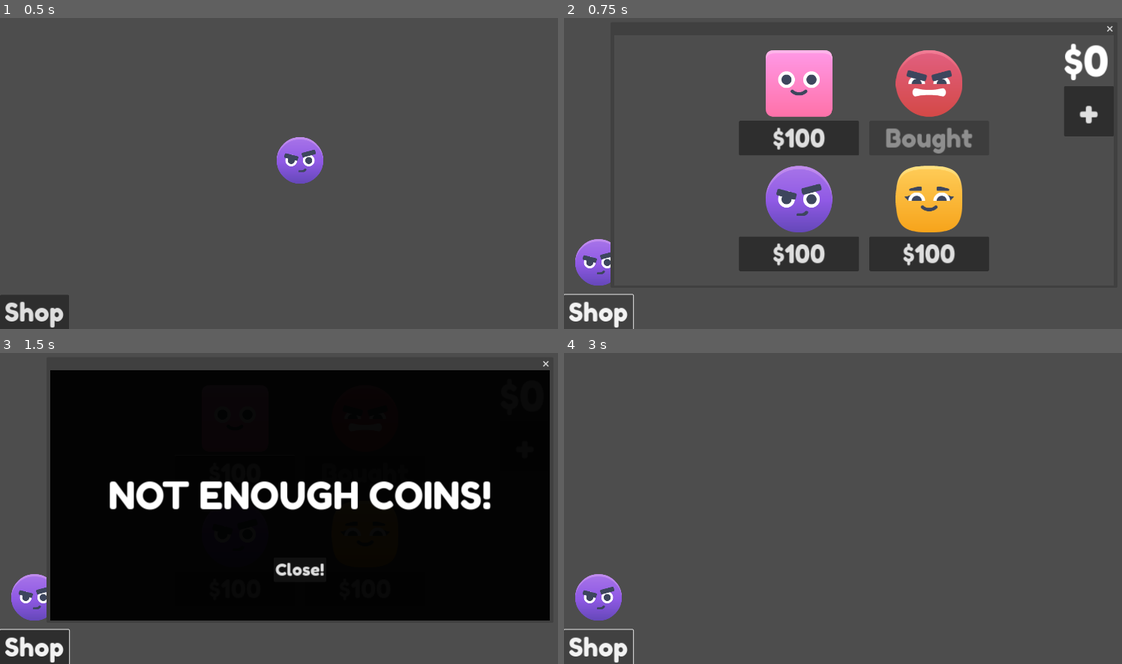
Above: before the commit, frames 1-4 (two rows, left to right).
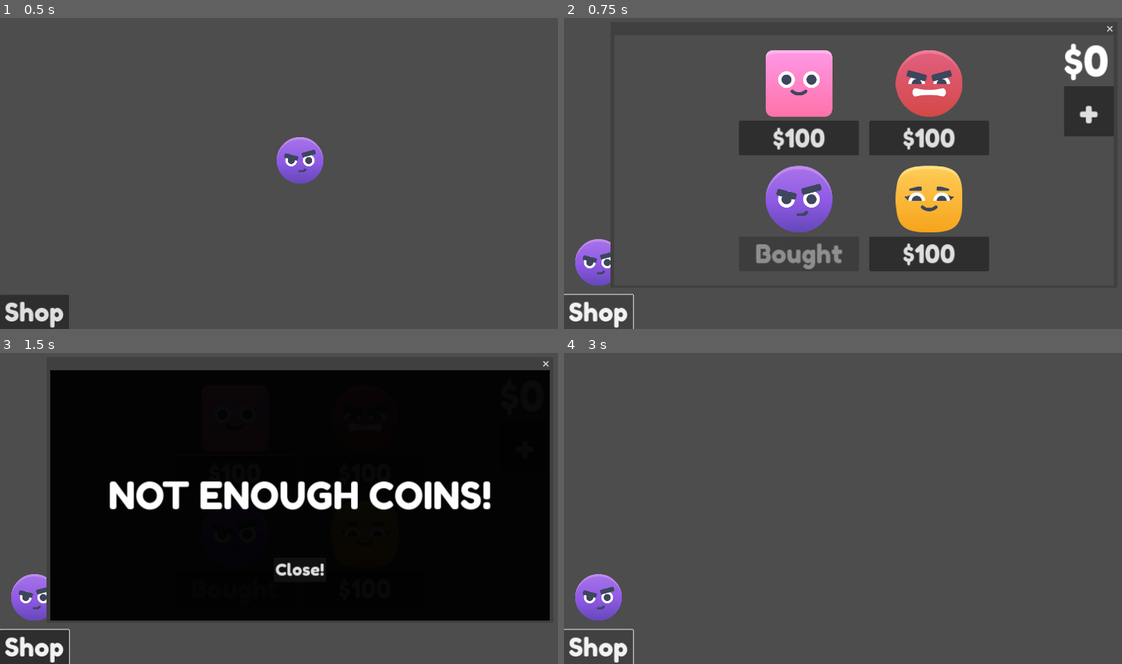
Above: after the commit, the same moments.

Repository: Abdulkader-Safi/in_game_currency_godot
Game: Godot game, scene res://Scenes/Main.tscn
The game is run twice, just before and just after one commit, with the same random seed, the same clock (stepped at 60 frames per second) and the same inputs.
Inputs:
- Up to frame 1 (0.5 s): no input
- Up to frame 2 (0.75 s): click "Shop" at 0.5 s
- Up to frame 3 (1.5 s): click "$100" at 1.25 s
- Up to frame 4 (3 s): click "+" at 2 s; click "Shop" at 2.75 s

Frame 1 is identical in both runs. In frame 2, 1.5% of the frame differs, in the area x 34-74%, y 35-81%; in frame 3, less than 0.1%; in frame 4, nothing differs.

Commit message:
Refactor CoinLabel node in ShopWindow and clean up unused code in shop_window.gd

Diff:
--- a/Scenes/Main.tscn
+++ b/Scenes/Main.tscn
@@ -42,7 +42,7 @@
 size = Vector2i(1200, 600)
 script = ExtResource("4_ld387")
 
-[node name="CoinLabel" type="Label" parent="ShopWindow" groups=["BuyButton"]]
+[node name="CoinLabel" type="Label" parent="ShopWindow"]
 anchors_preset = 1
 anchor_left = 1.0
 anchor_right = 1.0
--- a/Scripts/shop_window.gd
+++ b/Scripts/shop_window.gd
@@ -10,9 +10,6 @@
 	connect_signals()
 	update_button()
 
-	for item in Global.data['items']:
-		print(item, Global.data['items'][item])
-
 func connect_signals():
 	buy_buttons = get_tree().get_nodes_in_group("BuyButton")
 	for child in buy_buttons:
@@ -24,7 +21,6 @@
 		var item_price: int = int(button.text.replace("$", ""))
 
 		if Global.data['coins'] >= item_price:
-			print(Global.data['items'][Global.data['items']])
 			Global.data['items'][Global.data['items'].keys()[button_index]] = true
 			Global.data['coins'] -= item_price
 			Global.data['selected_player_index'] = button_index
